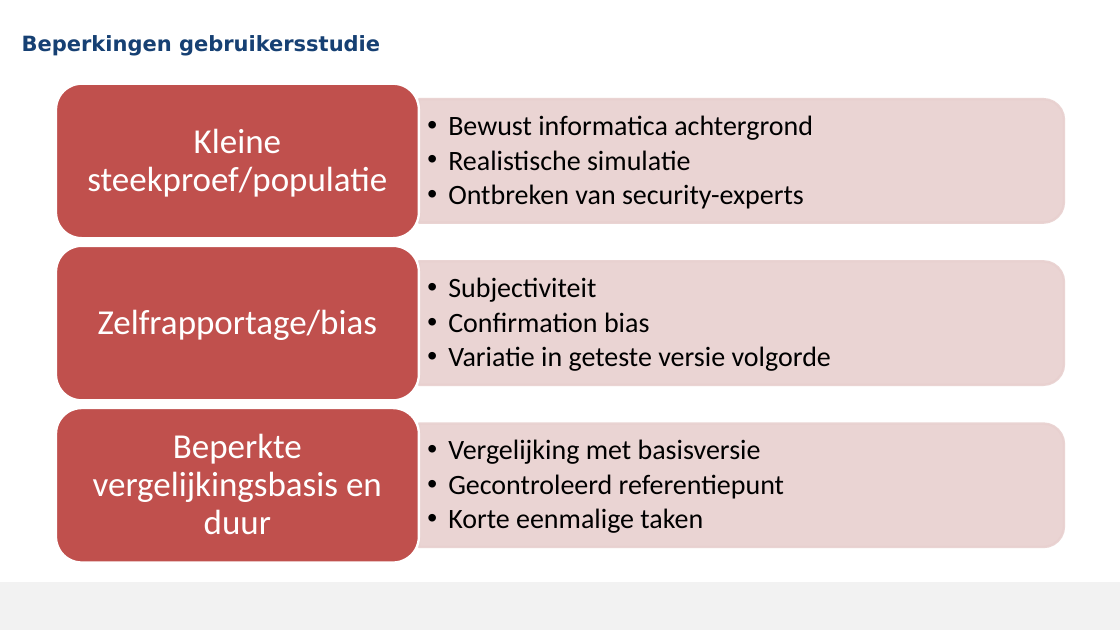
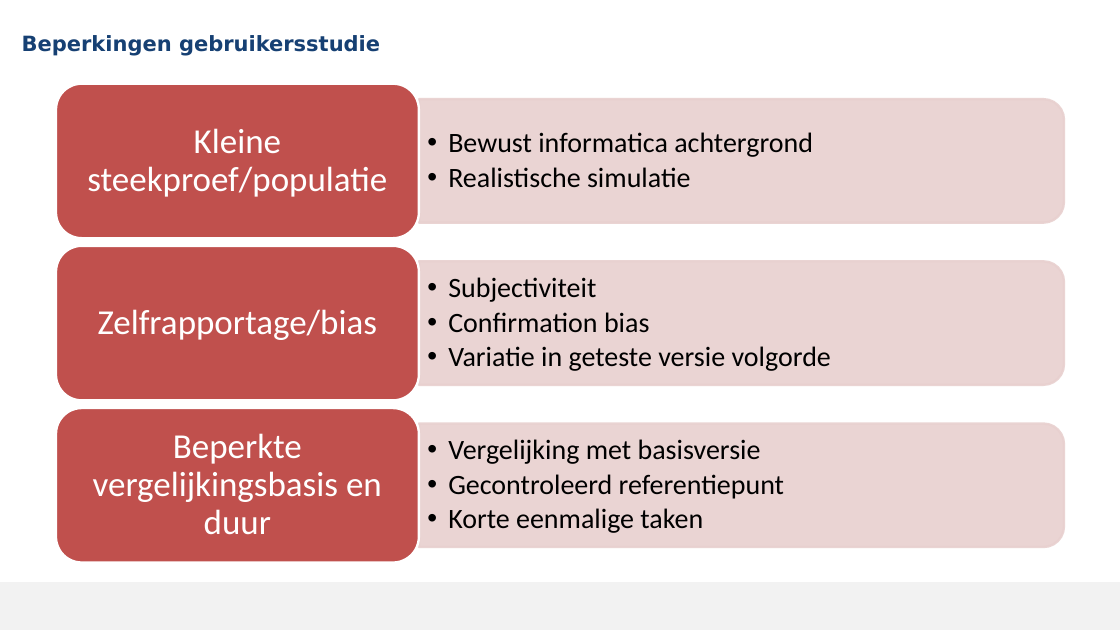
Before and after one commit to MikaG-1952764/masterproef, a slide deck: slide 24 of MP2526_Verdediging.pptx. Drawn at 1120x630 pixels with LibreOffice and Linux fonts; fonts in the diff are those of the drawing; background and template pictures are left out. Boxes give left, top, right and bottom in pixels: in the first picture for what was removed or moved away, otherwise in the second. Text is boxed around its words. In the diff, an @@ line names an element or a change of style, - is before the commit and + after.

```diff
--- a/MP2526_Verdediging.pptx
+++ b/MP2526_Verdediging.pptx
@@ text at <box>448,184,804,209</box>: paragraph removed @@
-  • Ontbreken van security-experts
```
Also in this commit, not shown: 9 other slides changed, 1 other file.
